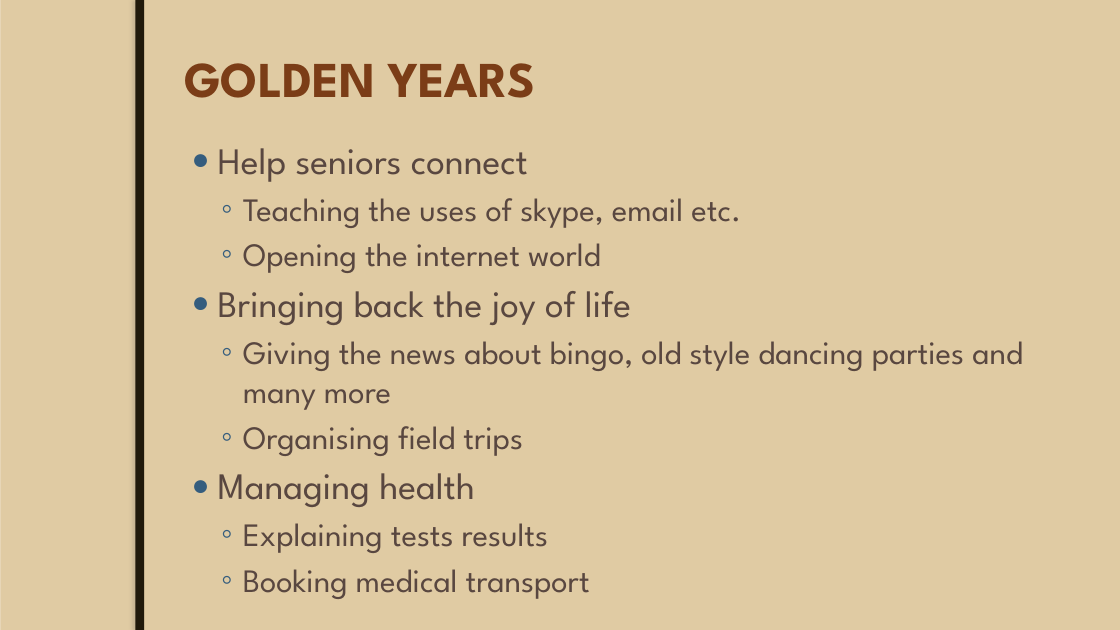
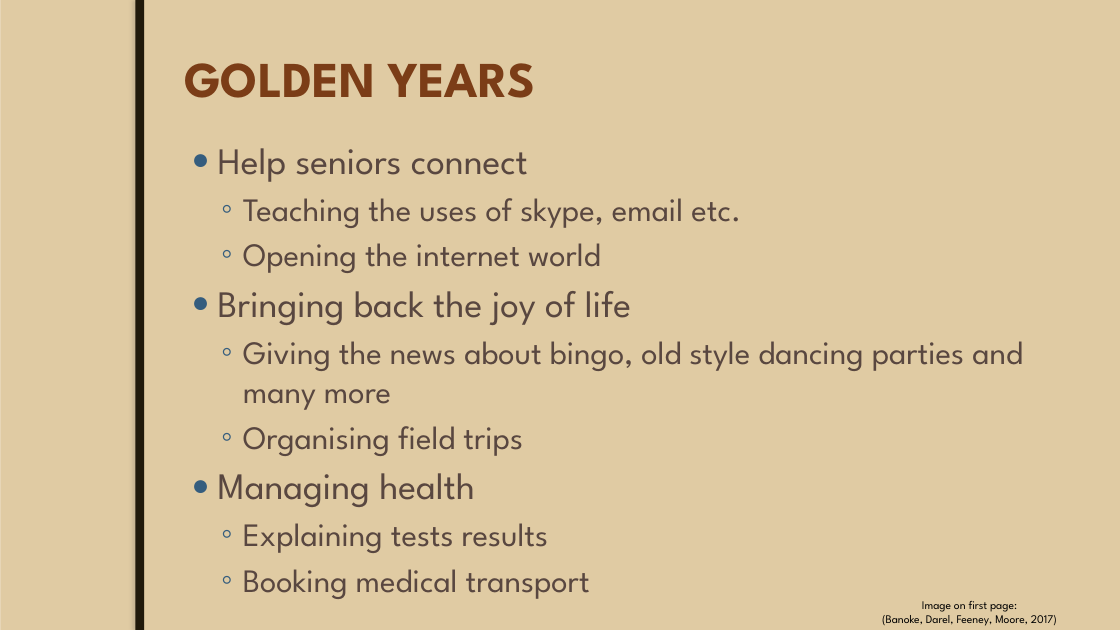
Before and after one commit to JoeyTatu/GoldenYears, a slide deck: slide 2 of Week 8 - Presentation slides/Mid-Term Project.pptx. Drawn at 1120x630 pixels with LibreOffice and Linux fonts; fonts in the diff are those of the drawing; background and template pictures are left out. Boxes give left, top, right and bottom in pixels: in the first picture for what was removed or moved away, otherwise in the second. Text is boxed around its words. In the diff, an @@ line names an element or a change of style, - is before the commit and + after.

```diff
--- a/Week 8 - Presentation slides/Mid-Term Project.pptx
+++ b/Week 8 - Presentation slides/Mid-Term Project.pptx
@@ text added at (x1=882, y1=601, x2=1057, y2=626), 10 pt, text #000000 @@
+Image on first page:
+(Banoke, Darel, Feeney, Moore, 2017)
```
Also in this commit, not shown: 8 other slides changed, 35 other files.
